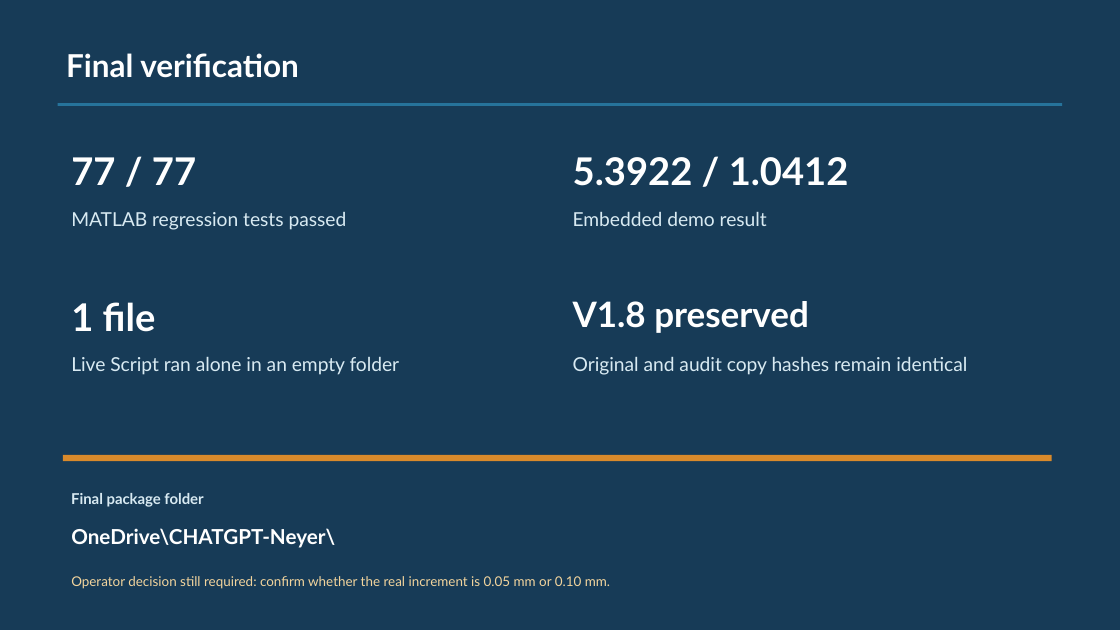
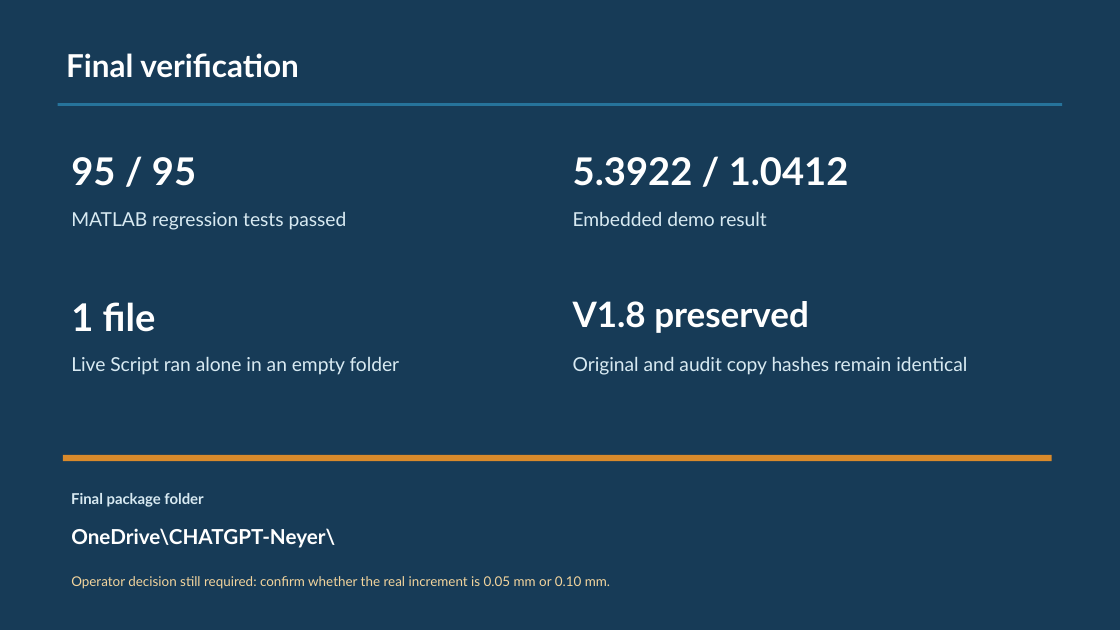
Before and after one commit to xCloudy75z/CHATGPT-Neyer, a slide deck: slide 12 of delivery/Neyer_Gap_Test_v1_9_Presentation.pptx. Drawn at 1120x630 pixels with LibreOffice and Linux fonts; fonts in the diff are those of the drawing. Boxes give left, top, right and bottom in pixels: in the first picture for what was removed or moved away, otherwise in the second. Text is boxed around its words. In the diff, an @@ line names an element or a change of style, - is before the commit and + after.

```diff
--- a/delivery/Neyer_Gap_Test_v1_9_Presentation.pptx
+++ b/delivery/Neyer_Gap_Test_v1_9_Presentation.pptx
@@ text at [71,157,196,186]: text changed @@
-77 / 77
+95 / 95
```
Also in this commit, not shown: 1 other slide changed, 31 other files.
